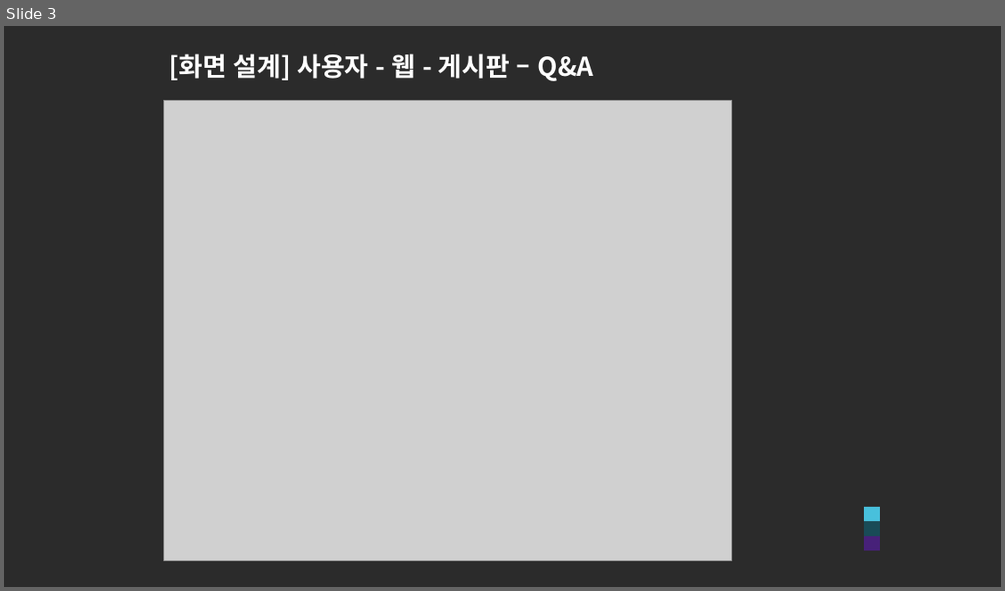
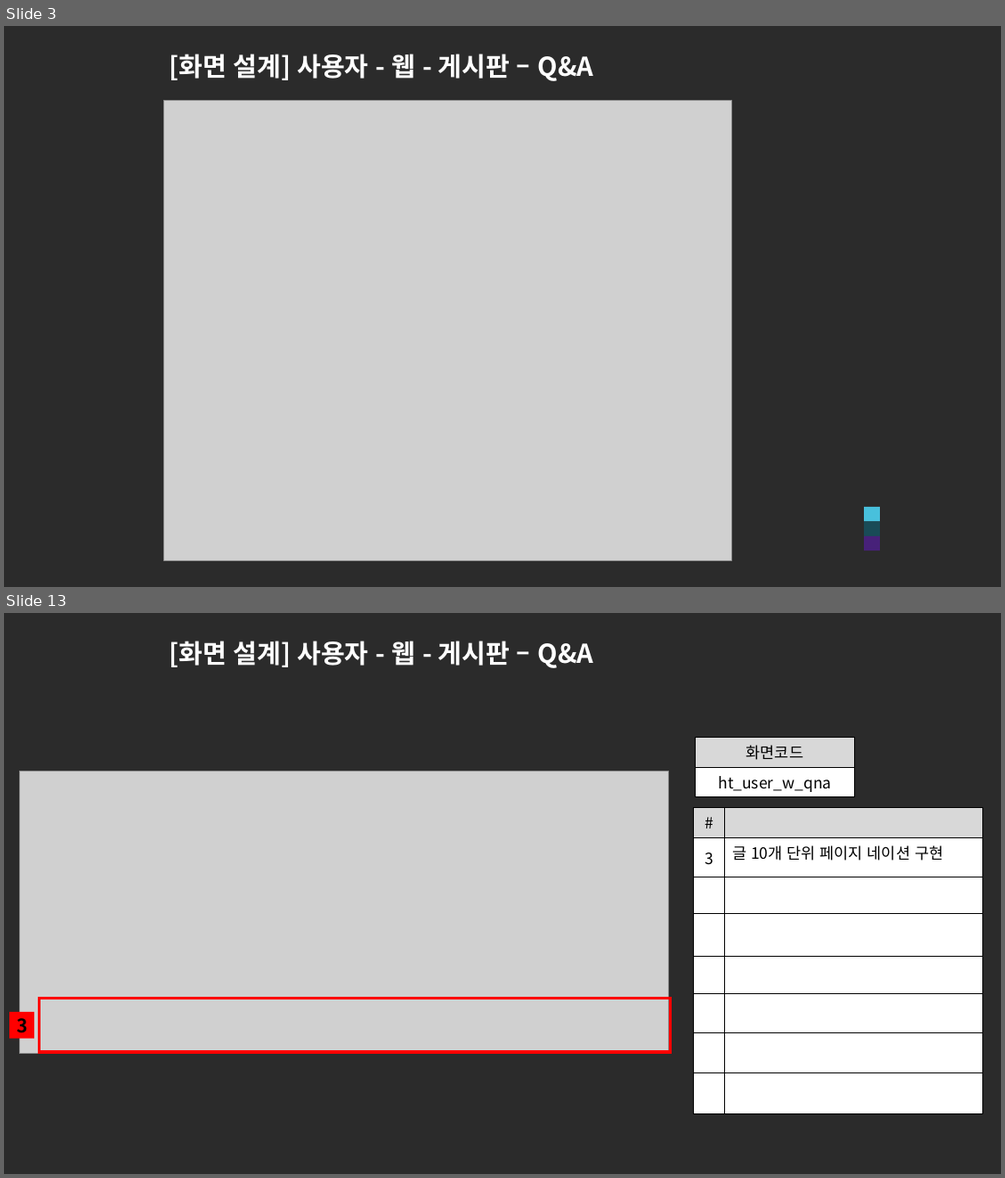
Before and after one commit to ezenteam2/e-Zone, a slide deck: 0 발표용 파워포인트/0424 4차발표/0424 project05 - 파워포인트 - 현태.pptx. Shown one above the other, each under a label of ours: slide 3 before the commit, slides 3 and 13 after it; the slides between them are not shown. The pictures are 1005x591 and 1005x1178 pixels, drawn with LibreOffice and Linux fonts; fonts in the diff are those of the drawing; grey boxes stand for pictures; background and template pictures are left out; a plain dark background stands for a picture behind light text. Boxes give left, top, right and bottom in pixels: in the first picture for what was removed or moved away, otherwise in the second. Text is boxed around its words. In the diff, an @@ line names an element or a change of style, - is before the commit and + after.

```diff
--- a/0 발표용 파워포인트/0424 4차발표/0424 project05 - 파워포인트 - 현태.pptx
+++ b/0 발표용 파워포인트/0424 4차발표/0424 project05 - 파워포인트 - 현태.pptx
@@ slide 13 added at <box>4,613,1001,1174</box>, background picture (left out) @@
@@ title added at <box>169,641,594,668</box>, 25 pt, text #FFFFFF, bold @@
+[화면 설계] 사용자 - 웹 - 게시판 – Q&A
@@ table added at <box>696,737,855,795</box>, 2 rows, 1 columns @@
+화면코드
+ht_user_w_qna
@@ picture added at <box>20,771,668,1054</box> @@
@@ table added at <box>694,807,982,1111</box>, 8 rows, 2 columns @@
+# | 
+3 | 글 10개 단위 페이지 네이션 구현
+ | 
+ | 
+ | 
+ | 
+ | 
+ | 
@@ rectangle added at <box>9,1012,34,1038</box>, fill #FF0000, 18 pt, text #000000, bold @@
+3
@@ rectangle added at <box>39,998,671,1052</box>, outline #FF0000 3 pt @@
@@ rectangle added at <box>865,1067,881,1082</box>, fill #48C0DC @@
@@ rectangle added at <box>865,1082,881,1097</box>, fill #194B57 @@
@@ rectangle added at <box>865,1096,881,1111</box>, fill #472179 @@
```
Also in this commit, not shown: 12 other slides added, 1 other file.
